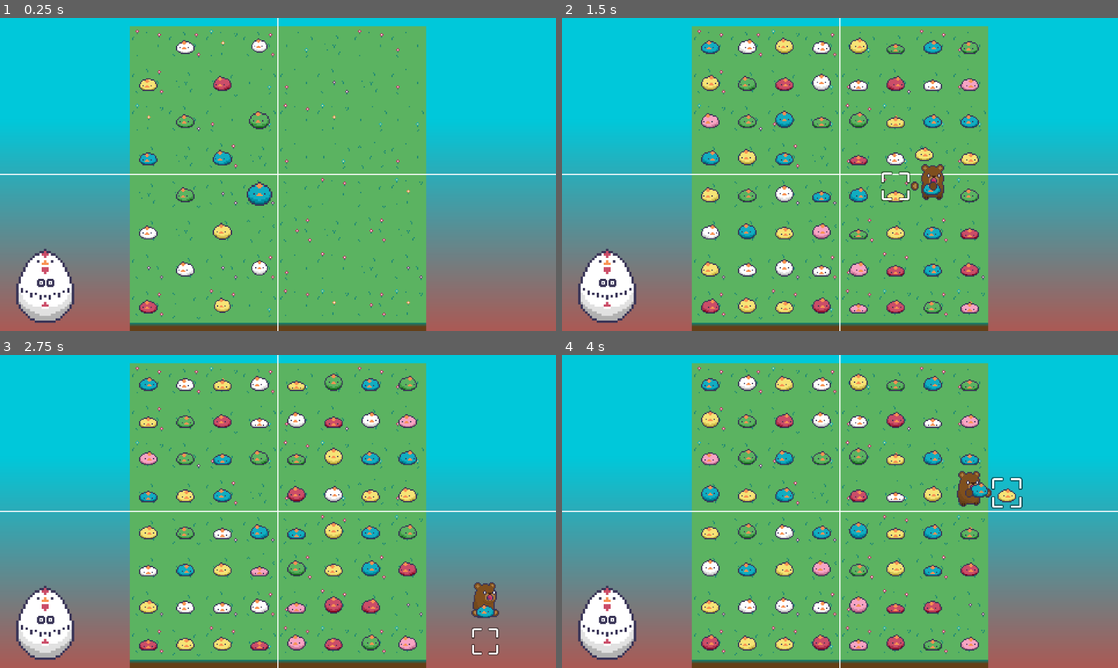
Above: before the commit, frames 1-4 (two rows, left to right).
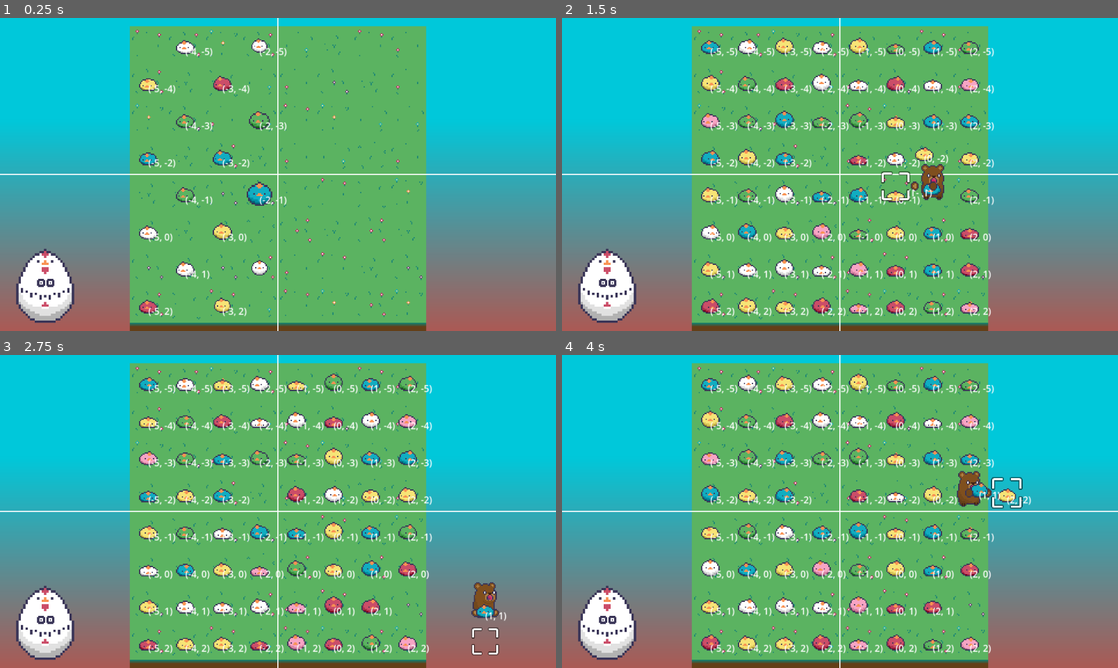
Above: after the commit, the same moments.

Repository: johnnyneverwalked/kumatori_panic
Game: Godot game, scene res://src/game.tscn
The game is run twice, just before and just after one commit, with the same random seed, the same clock (stepped at 60 frames per second) and the same inputs. Sound files missing from this copy of the repository are replaced by a short silence.
Inputs:
- Up to frame 1 (0.25 s): no input
- Up to frame 2 (1.5 s): tap Enter at 0.5 s; hold D (move_right) 0.53-1.28 s; hold Shift (hold) 0.53-1.28 s; hold S (move_down) from 1.28 s (still down); tap Shift (hold) at 1.35 s
- Up to frame 3 (2.75 s): release S (move_down) at 2.03 s; hold D (move_right) from 2.03 s (still down); hold Shift (hold) from 2.03 s (still down); tap Down (look_down) at 2.1 s
- Up to frame 4 (4 s): release D (move_right) at 2.78 s; release Shift (hold) at 2.78 s; hold W (move_up) 2.78-3.53 s; tap Left (look_left) at 2.85 s; tap Shift (hold) at 3.05 s; hold A (move_left) from 3.53 s (still down); hold Shift (hold) from 3.53 s (still down); tap Right (look_right) at 3.6 s

The runs differ from the first frame. In frame 1, 0.7% of the frame differs, in the area x 26-52%, y 9-96%; in frame 2, 3.0%; in frame 3, 3.0%; in frame 4, 3.0%, in the area x 26-85%, y 9-96%.

Commit message:
flood fill and winning sate detection

Diff:
--- a/src/autoload/GameManager.gd
+++ b/src/autoload/GameManager.gd
@@ -44,7 +44,6 @@
 
 	match what:
 		NOTIFICATION_WM_CLOSE_REQUEST:
-			print_debug(what)
 			get_tree().quit() # default behavior
 
 func _unhandled_input(event):
@@ -59,3 +58,31 @@
 	time_scale = clamp(_time_scale, .2, 1.0)
 	Engine.time_scale = time_scale
 	AudioServer.playback_speed_scale = 2.0 - time_scale
+
+func flood_fill(color_map: Dictionary = {}, start: Vector2 = Vector2.ZERO, target_color: int = -1):
+
+	if not color_map.has(start):
+		return color_map
+
+	var queue: Array[Vector2] = []
+	var starting_color = color_map[start]
+	queue.append(start)
+
+	while not queue.is_empty():
+		# paint current node with target color
+		var curr = queue.pop_front()
+		color_map[curr] = target_color
+
+		# insert neighbors
+
+		for n in [
+			Vector2(curr.x - 1, curr.y),
+			Vector2(curr.x + 1, curr.y),
+			Vector2(curr.x, curr.y - 1),
+			Vector2(curr.x, curr.y + 1),
+		]:
+			# we only visit neighbors of the same color we are checking
+			if color_map.has(n) and color_map[n] == starting_color:
+				queue.append(n)
+
+	return color_map
--- a/src/game.gd
+++ b/src/game.gd
@@ -16,7 +16,7 @@
 	generate_level(Vector2.ONE * 8)
 
 func _unhandled_input(event):
-	if not locked and event.is_action("debug"):
+	if not locked and event.is_action_pressed("debug"):
 		generate_level(Vector2.ONE * 3)
 
 
@@ -44,10 +44,8 @@
 		if cell == bear_position:
 			bear = bear_node.instantiate()
 			add_child(bear)
-			bear.place_chic.connect(func(chic):
-				if chic and chic is Chic:
-					$Nest.add_child(chic)
-			)
+			bear.place_chic.connect(place_chic)
+			bear.unlock.connect(check_board)
 			bear.global_position = world_pos
 			continue
 
@@ -57,5 +55,55 @@
 		chic.global_position = world_pos
 		await get_tree().create_timer(.01).timeout
 
+		var lbl = Label.new()
+		lbl.text = str(Vector2(grass.local_to_map(grass.to_local(chic.global_position))))
+		lbl.scale = .5 * Vector2.ONE
+		chic.add_child(lbl)
+
 	await get_tree().create_timer(max(.01, .5 - cells.size() * .01)).timeout
 	locked = false
+
+func place_chic(chic: Chic):
+	if not chic:
+		return
+	$Nest.add_child(chic)
+
+func check_board():
+	# the total found color groups in the map
+	var groups: int = 0
+
+	# the colors based on chic positions
+	var color_map: Dictionary = {}
+
+	# the total unique chic colors
+	var colors: Array[int] = []
+
+	# The number of chics in the map
+	var total_chics = grass.get_used_rect().size.x * grass.get_used_rect().size.y - 1
+
+	for chic in $Nest.get_children():
+		color_map[Vector2(grass.local_to_map(grass.to_local(chic.global_position)))] = chic.color
+		if not colors.has(chic.color):
+			colors.append(chic.color)
+
+	var check_pos: Vector2 = color_map.keys()[0]
+
+	# check validity only if the bear is not holding a chic
+	var recheck: bool = total_chics == color_map.size()
+	while recheck:
+		color_map = GameManager.flood_fill(color_map, check_pos)
+
+		# every time we flood fill a color we increment groups
+		groups += 1
+		recheck = false
+
+		# only continue checking if there are unvisited positions
+		for pos in color_map.keys():
+			if color_map[pos] == -1:
+				continue
+			check_pos = pos
+			recheck = true
+			break
+
+	# If all the chics are on the ground and all same colored ones are grouped together we win
+	print_debug("WINNIG STATE: ", str(groups == colors.size()))
--- a/src/game/Bear/bear.gd
+++ b/src/game/Bear/bear.gd
@@ -3,6 +3,7 @@
 class_name Bear
 
 signal place_chic(chic)
+signal unlock
 
 @export var chic: Chic: set = set_held_chic
 
@@ -59,7 +60,10 @@
 		pd[cardinal_dirs[i]].position = cardinal_dirs[i] * GameManager.PIXEL_UNIT * 2
 
 	# connect the lock timer to unlock the node on timeout
-	lock_timer.timeout.connect(func(): locked = false)
+	lock_timer.timeout.connect(func():
+		locked = false
+		unlock.emit()
+	)
 
 	var tween = get_tree().create_tween().set_loops().bind_node(self)\
 		.set_trans(Tween.TRANS_CIRC)\
--- a/src/game/Grass/Grass.gd
+++ b/src/game/Grass/Grass.gd
@@ -1,6 +1,8 @@
 extends TileMap
 
 const DEFAULT_POSITION: Vector2 = GameManager.PIXEL_UNIT * (Vector2.ONE) * 2
+
+var offset_position = Vector2.ZERO
 
 @onready var backdrop: = $Backdrop
 
@@ -10,11 +12,13 @@
 
 
 func place_cells(grid_size: Vector2 = Vector2.ONE):
-	position = DEFAULT_POSITION
+	offset_position = Vector2.ZERO
 	if int(grid_size.x) % 2:
-		position.x -= GameManager.PIXEL_UNIT
+		offset_position.x -= GameManager.PIXEL_UNIT
 	if int(grid_size.y) % 2:
-		position.y -= GameManager.PIXEL_UNIT
+		offset_position.y -= GameManager.PIXEL_UNIT
+
+	position = DEFAULT_POSITION + offset_position
 
 	for cell in get_used_cells(0):
 		erase_cell(0, cell)
